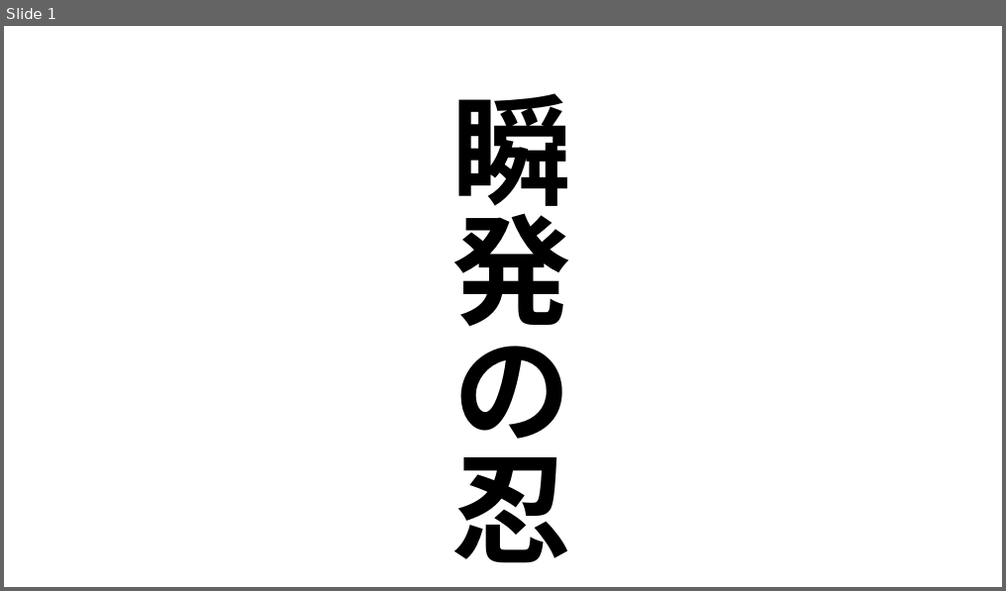
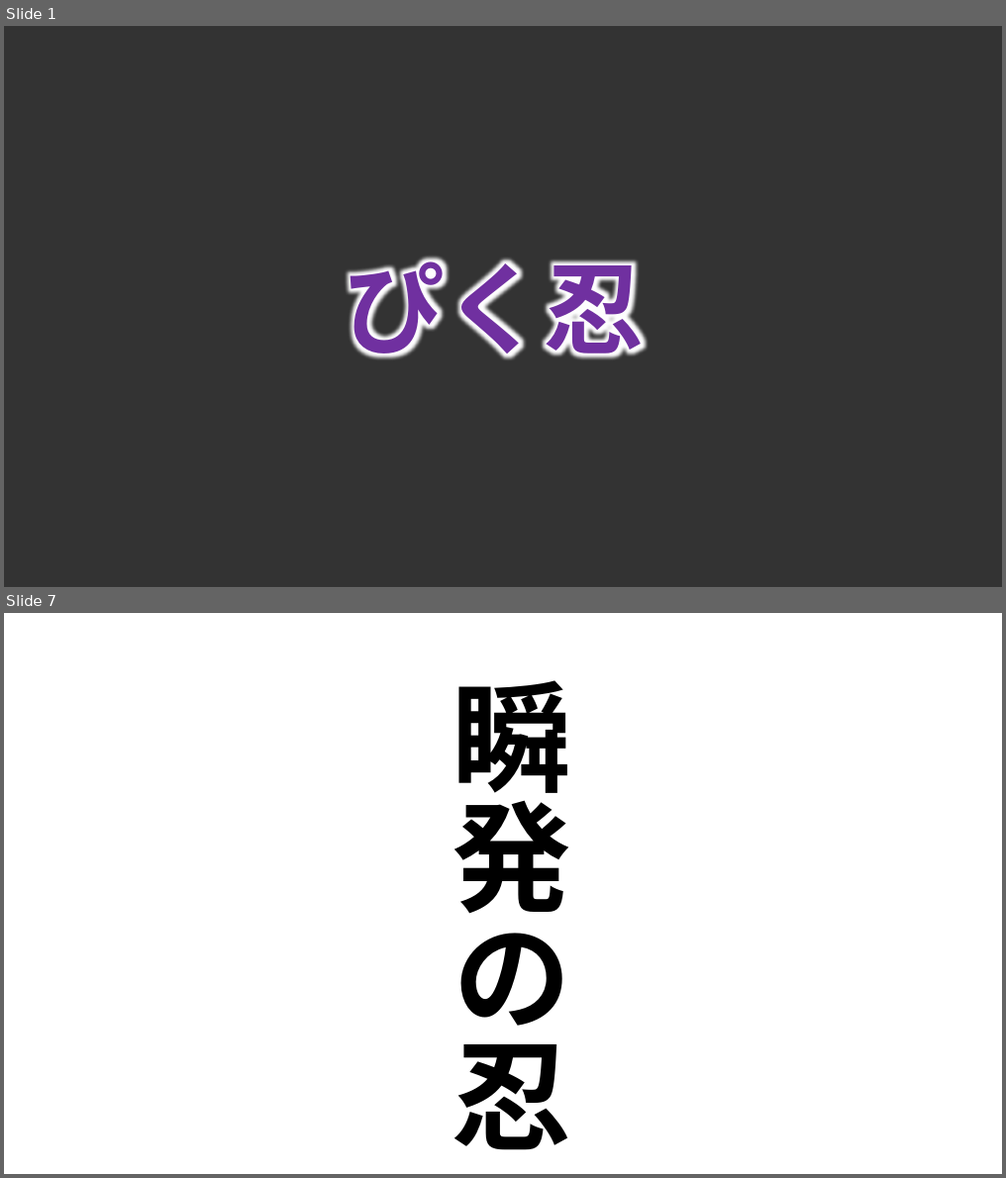
Before and after one commit to TomoyaKanazaki/TeamNinja, a slide deck: 98_plan/00_pptx/99_just.pptx. Shown one above the other, each under a label of ours: slide 1 before the commit, slides 1 and 7 after it; the slides between them are not shown. The pictures are 1006x591 and 1006x1178 pixels, drawn with LibreOffice and Linux fonts; fonts in the diff are those of the drawing; background and template pictures are left out. Boxes give left, top, right and bottom in pixels: in the first picture for what was removed or moved away, otherwise in the second. Text is boxed around its words. In the diff, an @@ line names an element or a change of style, - is before the commit and + after.

```diff
--- a/98_plan/00_pptx/99_just.pptx
+++ b/98_plan/00_pptx/99_just.pptx
@@ slide 1 added at (4,26,1002,587), background picture (left out) @@
@@ rectangle added at (4,26,1002,587), fill #000000 at 80% opacity @@
@@ text added at (345,257,644,360), 96 pt, text #7030A0, bold @@
+ぴく忍
@@ what was slide 1 is now slide 7 @@
```
Also in this commit, not shown: 1 slide changed, 5 other slides added.
